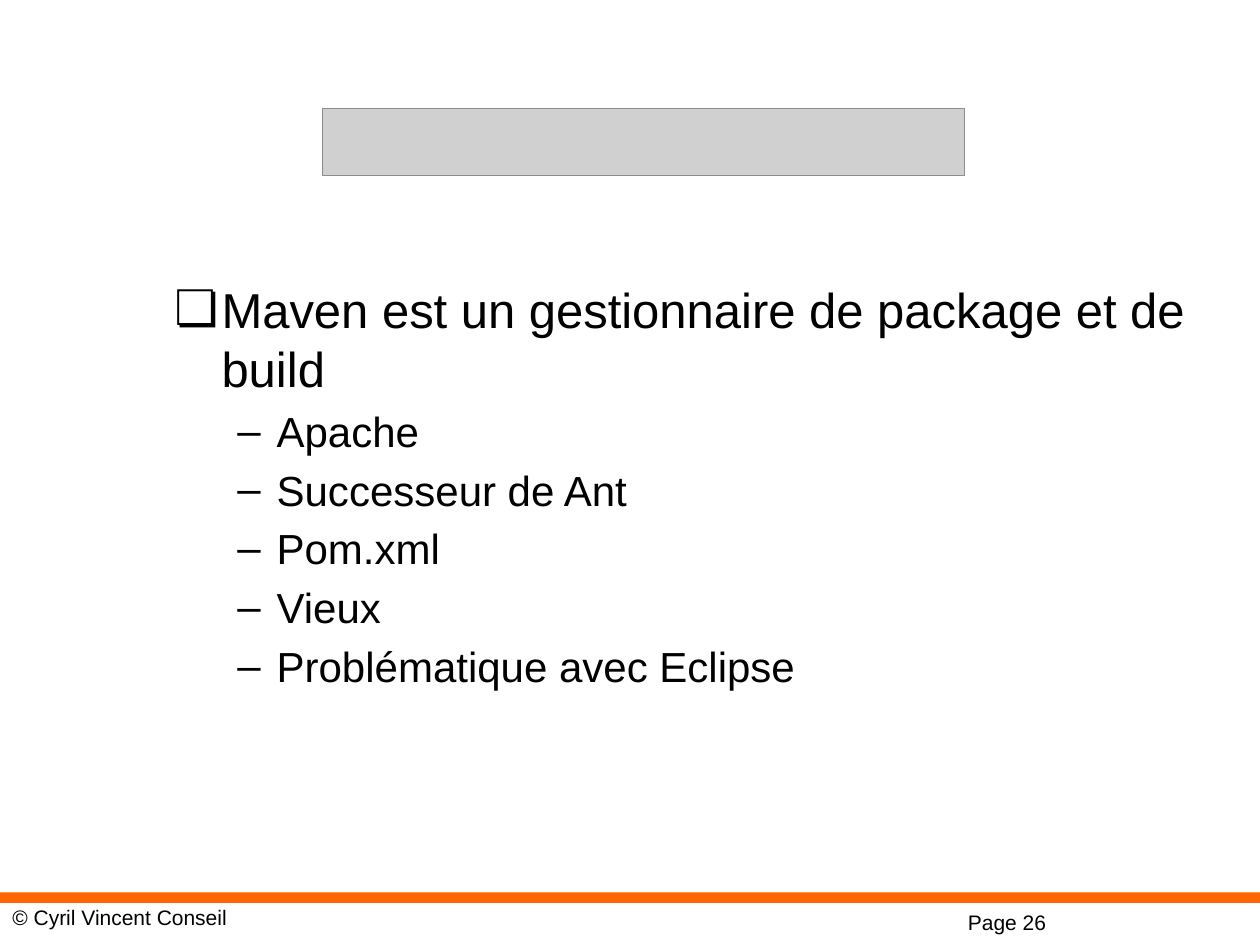
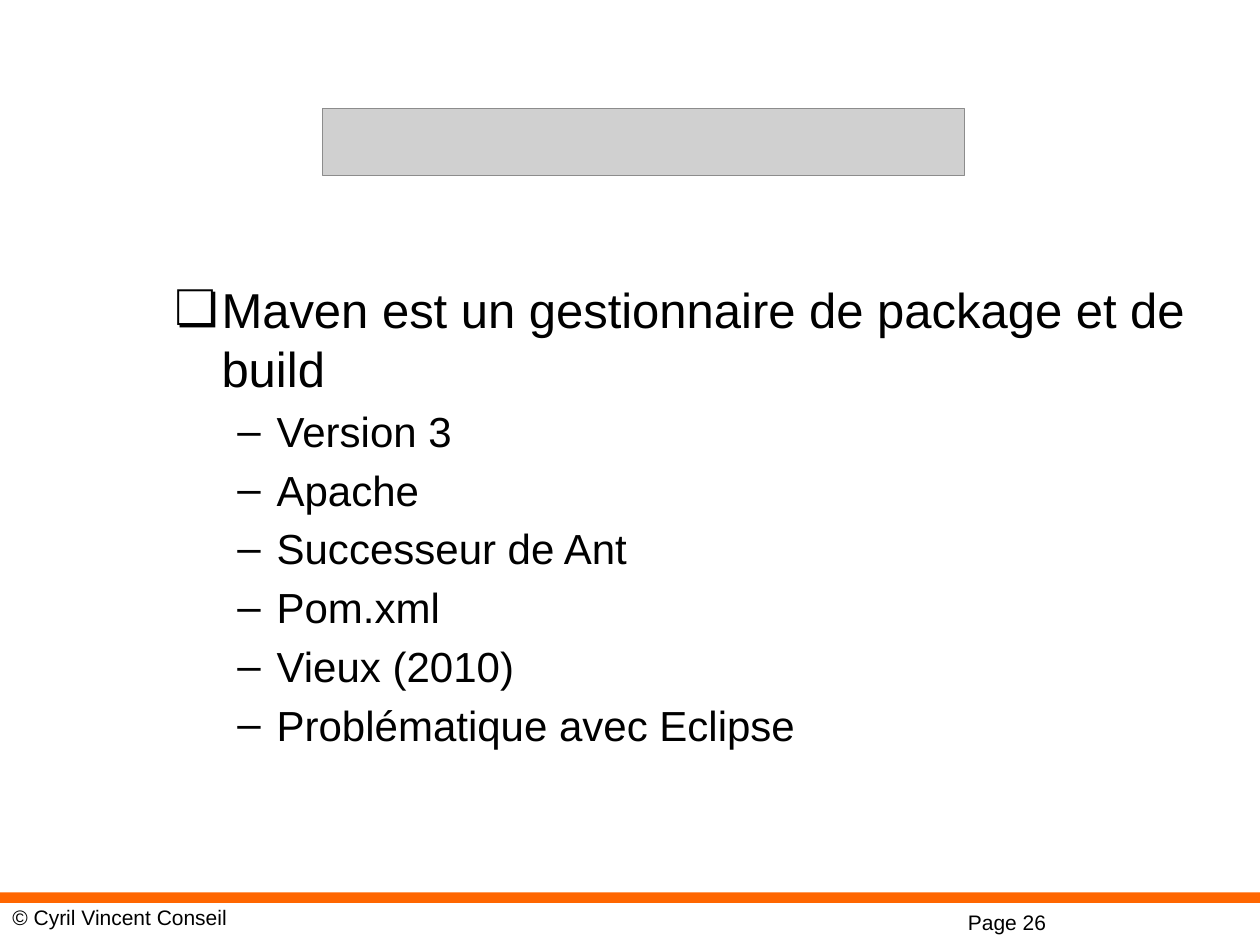
Before and after one commit to cyrilvincent/spring, a slide deck: slide 26 of ppt/01-SpringIntro.pptx. Drawn at 1260x945 pixels with LibreOffice and Linux fonts; fonts in the diff are those of the drawing; grey boxes stand for pictures; background and template pictures are left out. Boxes give left, top, right and bottom in pixels: in the first picture for what was removed or moved away, otherwise in the second. Text is boxed around its words. In the diff, an @@ line names an element or a change of style, - is before the commit and + after.

```diff
--- a/ppt/01-SpringIntro.pptx
+++ b/ppt/01-SpringIntro.pptx
@@ text at box(277, 416, 451, 448): paragraph added @@
+  – Version 3
@@ text at box(277, 651, 514, 690): text changed @@
-  – Vieux
+  – Vieux (2010)
```
Also in this commit, not shown: 6 other files.
